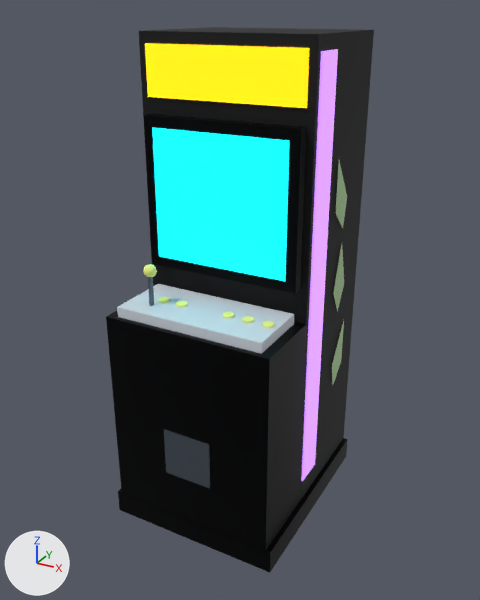
Before and after pictures for a commit that changed the glTF model godot/assets/models/tt_arc_video.glb.
Both versions are drawn from a camera (50 mm lens) standing at (1.18, -2.14, 1.97) and looking at (0.01, -0.01, 0.91). Every picture has the same lights, and +X, +Y and +Z are marked at lower left. The first picture is the older version. Objects named as collision shapes, trigger or cutter boxes, shadow casters or lower levels of detail are left out.

Objects in the first picture: 'Cab_Body', 'Cab_Deck', 'Cab_Panel', 'Cab_Plinth', 'Coin_Plate', 'Marquee', 'Screen', 'Screen_Bezel', 'Side_LED', 'Side_Leaf' and 3 more.
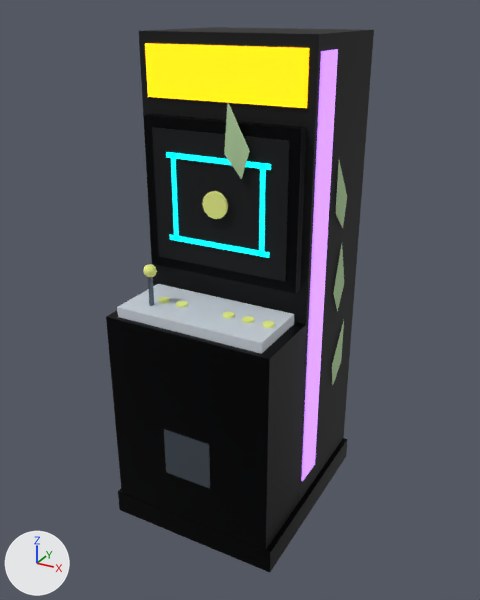
The change, as JSON lines over the scene's bpy script:
```json
{"block": "me_screen", "where": "me_screen.from_pydata(...)  # 10 vertices, 16 faces; spans x -0.27..0.27, y -0.154..-0.144, z 1.09..1.58"}
{"op": "remove", "block": "me_screen", "code": "me_screen.materials.append(mat_tt_cyanled)  # cyan #00f4ff, glowing cyan #00f3ff"}
{"op": "add", "block": "me_screen", "code": "me_screen.materials.append(mat_tt_carbonslate)"}
{"op": "add", "block": "me_scr_leaf", "code": ["me_scr_leaf = bpy.data.meshes.new('Scr_Leaf')", "me_scr_leaf.from_pydata([(0.108, -0.176, 1.44), (0.139, -0.176, 1.539), (0.09, -0.188, 1.529), (0.056, -0.176, 1.695), (0.041, -0.176, 1.519), (0.09, -0.164, 1.529)], [], [(0, 1, 2), (1, 3, 2), (3, 4, 2), (4, 0, 2), (1, 0, 5), (3, 1, 5), (4, 3, 5), (0, 4, 5)])", "me_scr_leaf.materials.append(mat_tt_leaflight)  # green #b4d4a2"]}
{"op": "add", "block": "me_scr_ball", "code": ["me_scr_ball = bpy.data.meshes.new('Scr_Ball')", "me_scr_ball.from_pydata(...)  # a 12-sided cylinder along y spanning x -0.05..0.05, y -0.178..-0.166, z 1.285..1.385", "me_scr_ball.materials.append(mat_tt_ballyellow)  # yellow #ebf489"]}
{"op": "add", "block": "me_scr_art", "code": ["me_scr_art = bpy.data.meshes.new('Scr_Art')", "me_scr_art.from_pydata(...)  # 40 vertices, 64 faces; spans x -0.21..0.21, y -0.161..-0.158, z 1.17..1.5", "me_scr_art.materials.append(mat_tt_cyanled)  # cyan #00f4ff, glowing cyan #00f3ff"]}
{"op": "add", "block": "ob_scr_leaf", "code": ["ob_scr_leaf = bpy.data.objects.new('Scr_Leaf', me_scr_leaf)", "ob_scr_leaf.location = (0.0, 0.0, 0.0)"]}
{"op": "add", "block": "ob_scr_ball", "code": ["ob_scr_ball = bpy.data.objects.new('Scr_Ball', me_scr_ball)", "ob_scr_ball.location = (0.0, 0.0, 0.0)"]}
{"op": "add", "block": "ob_scr_art", "code": ["ob_scr_art = bpy.data.objects.new('Scr_Art', me_scr_art)", "ob_scr_art.location = (0.0, 0.0, 0.0)"]}
```

Changed parts and their boxes [x1, y1, x2, y2] in the pictures (480 x 600 px):
```json
{"object": "Screen", "change": "recoloured", "before": [152, 127, 290, 282], "after": [152, 127, 290, 282], "on screen": "darker"}
{"object": "Scr_Art", "change": "added", "after": [166, 152, 271, 258], "on screen": "cyan"}
{"object": "Scr_Leaf", "change": "added", "after": [224, 102, 250, 179], "on screen": "green"}
{"object": "Scr_Ball", "change": "added", "after": [202, 191, 228, 219], "on screen": "yellow"}
```
